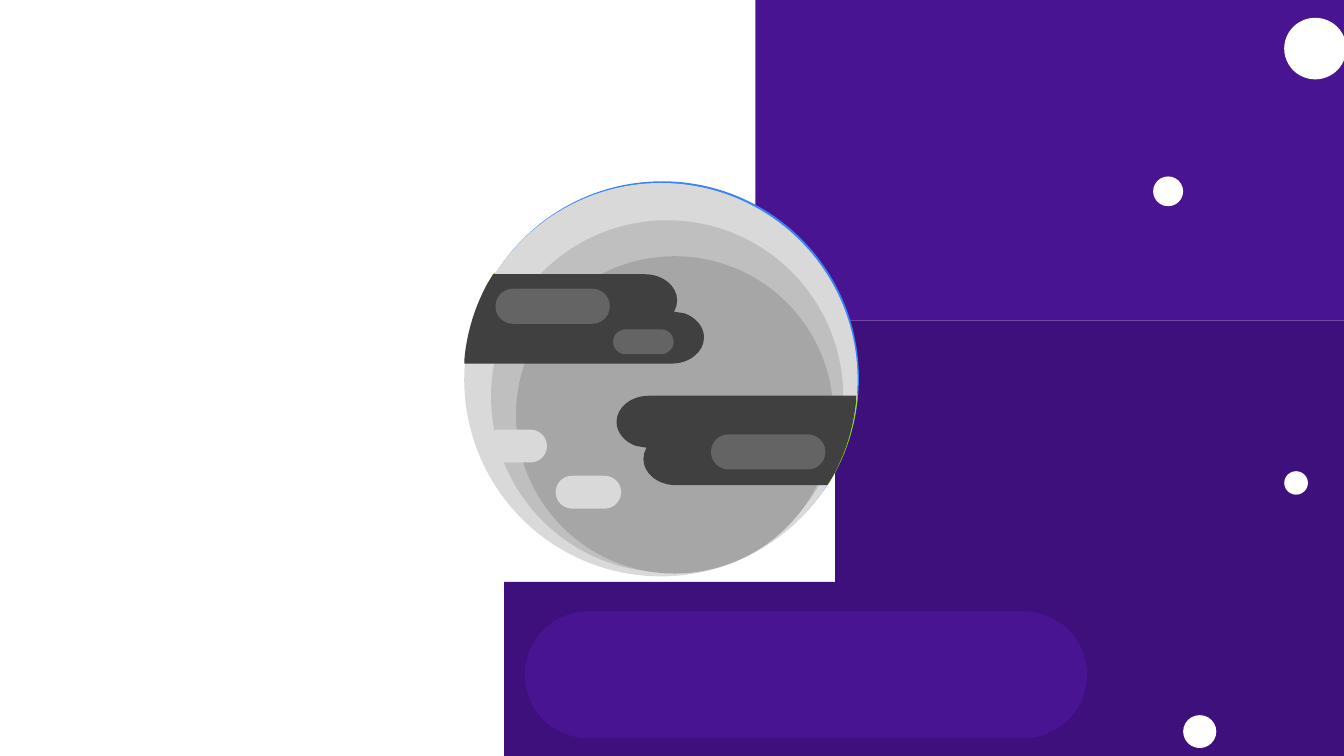
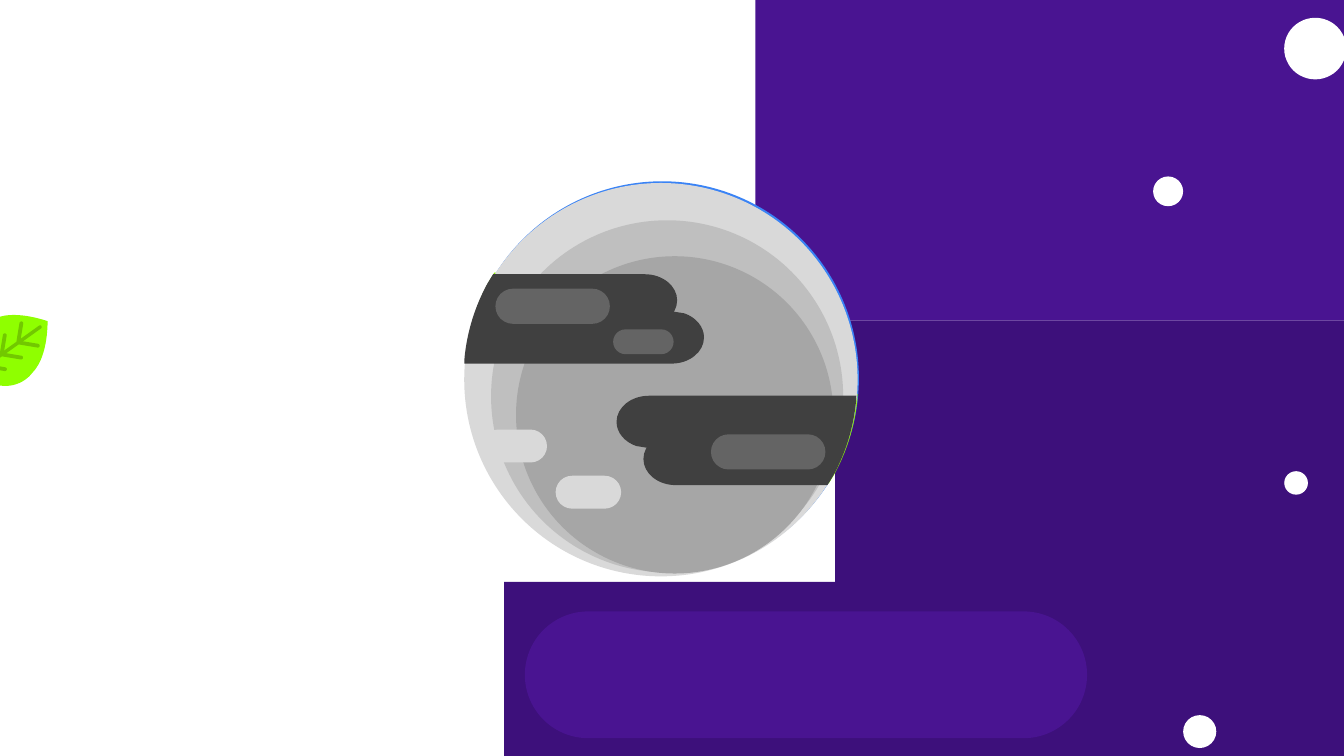
Before and after one commit to pedrogmo/projetopp2, a slide deck: slide 1 of slide/animacao.pptx. Drawn at 1344x756 pixels with LibreOffice and Linux fonts; fonts in the diff are those of the drawing; background and template pictures are left out. Boxes give left, top, right and bottom in pixels: in the first picture for what was removed or moved away, otherwise in the second. Text is boxed around its words. In the diff, an @@ line names an element or a change of style, - is before the commit and + after.

```diff
--- a/slide/animacao.pptx
+++ b/slide/animacao.pptx
@@ group added at [0,293,68,400]: 6 rounded rectangles, 1 freeform shape @@
```
Also in this commit, not shown: 3 other slides changed, 1 slide added, 31 other files.
